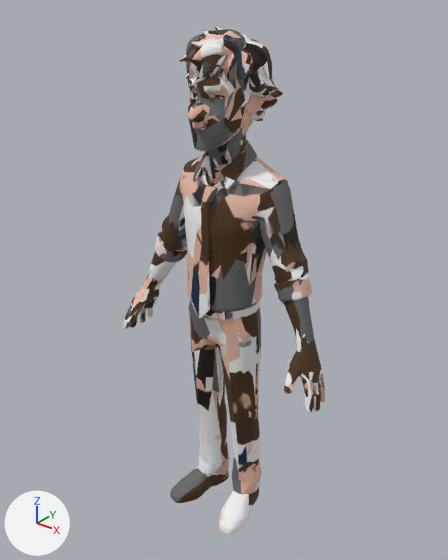
What one commit did to the glTF model public/models/office/cast/jim.glb.
One viewpoint serves both versions: a 50 mm lens placed at (1.286, -1.612, 2.041), pointed at (-0.022, 0.024, 1.027). The axes (+X, +Y, +Z) are drawn at lower left. The lights are the same throughout. The picture after the commit comes second. Where no turn or scale is listed for an object, it has been applied to the vertices. Vertices at exactly the same position are counted once.

The first picture shows 'char1'.
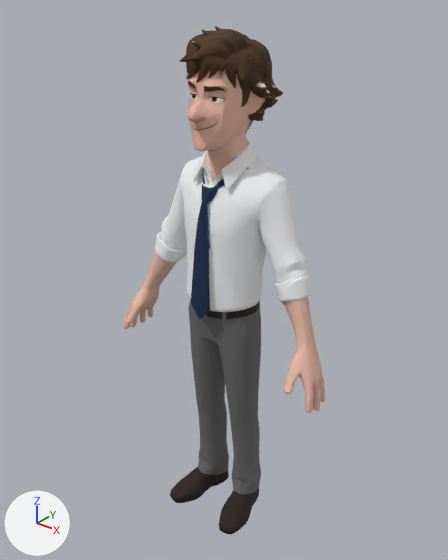
Changed parts and their boxes [x1, y1, x2, y2] in the pictures (448 x 560 px; the box of a moved part takes in the faces that stretch with it):
part 1 of me_mesh_0, moved or reshaped
    both: [129, 26, 325, 410]
part 2 of me_mesh_0, surface changed
    both: [123, 26, 325, 534]

The edits, one by one:
me_mesh_0 has 5172 vertices, 10349 faces and spans x -0.47..0.46, y -0.18..0.18, z 0.0..1.91.
me_mesh_0 is used by ob_char1; location (0.0, 0.0, 0.0).
me_mesh_0 part 1: 190 vertices moved within x -0.45..0.46, y -0.17..0.15, z 0.71..1.9.
me_mesh_0 part 2: 8397 kept faces spanning x -0.47..0.46, y -0.18..0.18, z 0.0..1.91 get new texture (UV) coordinates.
